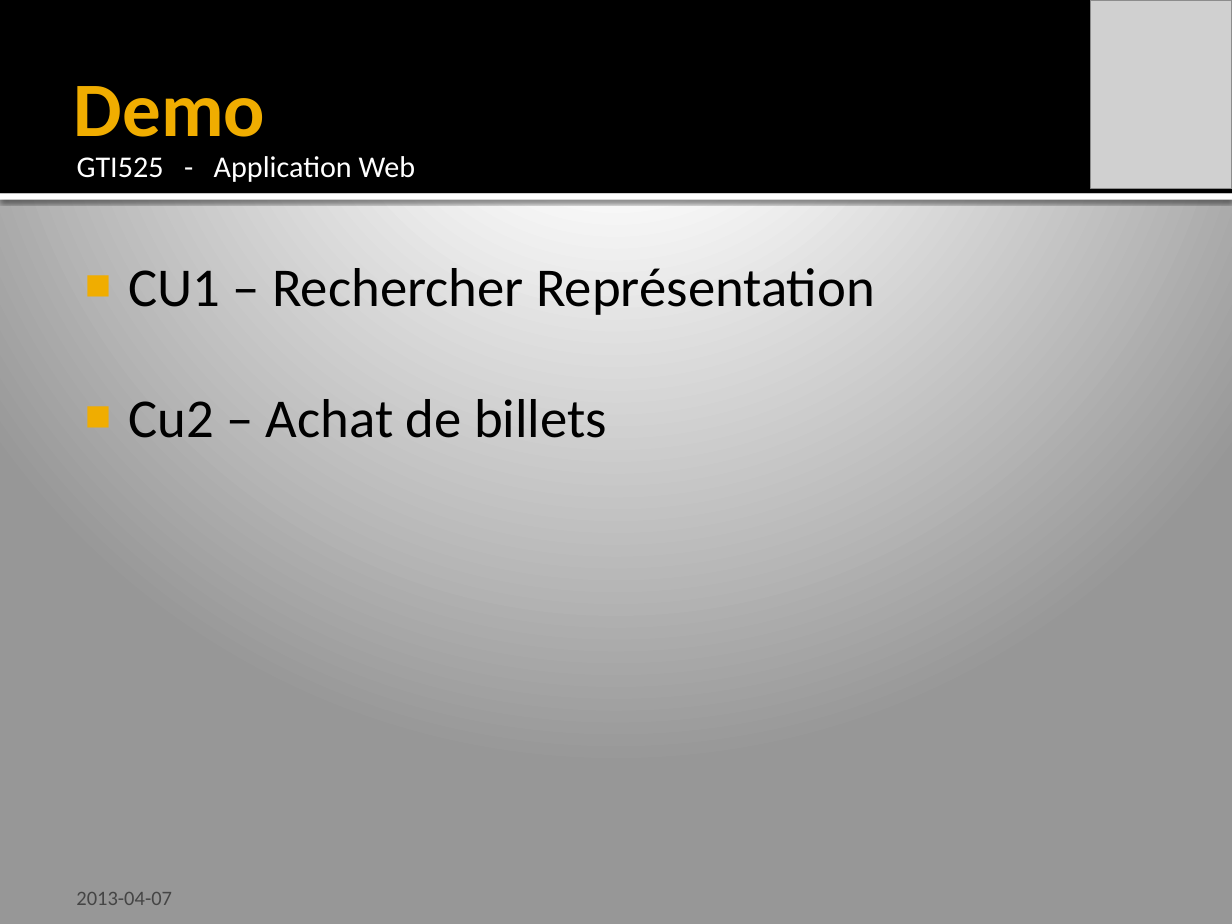
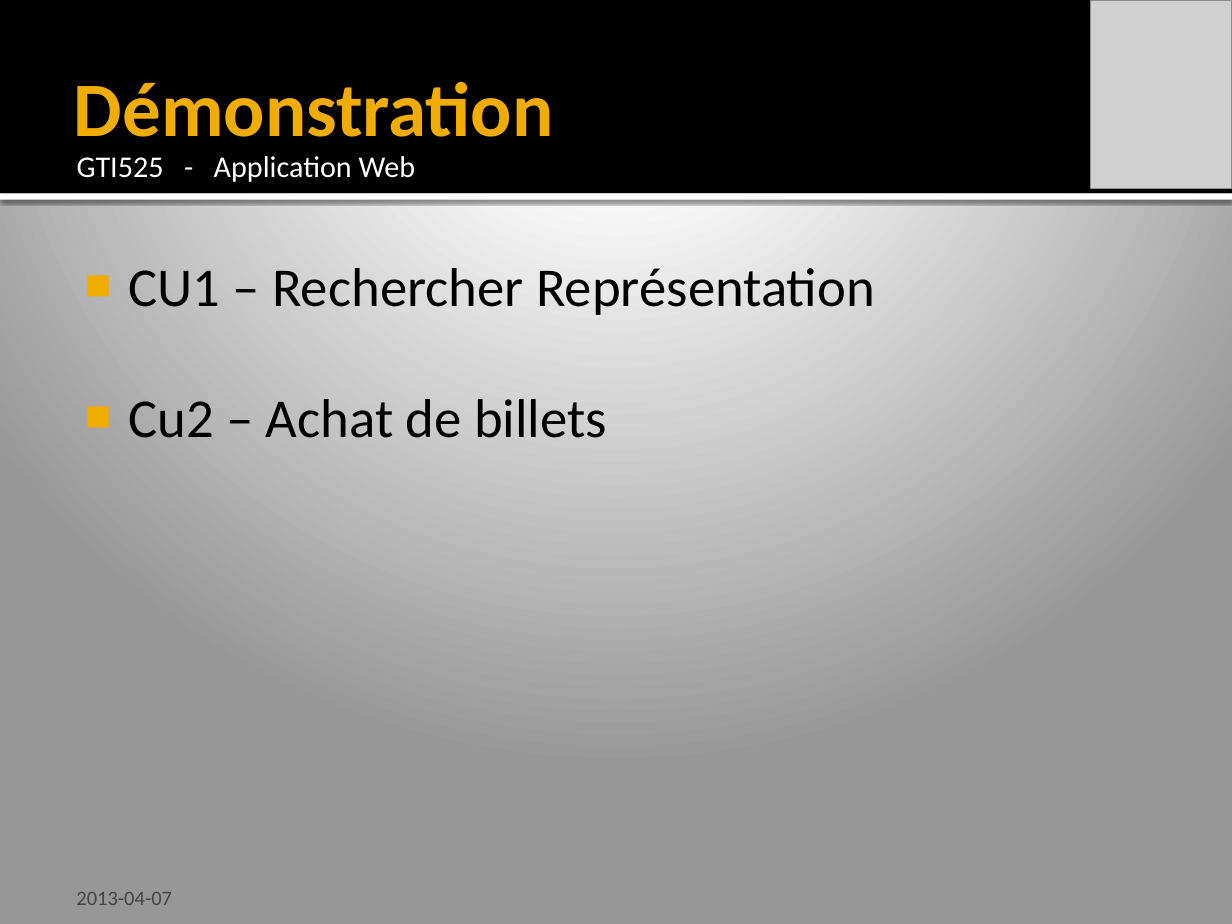
Before and after one commit to ignacebertrand/sporacid-scalper, a slide deck: slide 6 of doc/Lab3/Sporacid-Scalper.pptx. Drawn at 1232x924 pixels with LibreOffice and Linux fonts; fonts in the diff are those of the drawing; grey boxes stand for pictures. Boxes give left, top, right and bottom in pixels: in the first picture for what was removed or moved away, otherwise in the second. Text is boxed around its words. In the diff, an @@ line names an element or a change of style, - is before the commit and + after.

```diff
--- a/doc/Lab3/Sporacid-Scalper.pptx
+++ b/doc/Lab3/Sporacid-Scalper.pptx
@@ title at [74, 82, 554, 137]: text changed @@
-Demo
+Démonstration
```
Also in this commit, not shown: 3 other slides changed.
